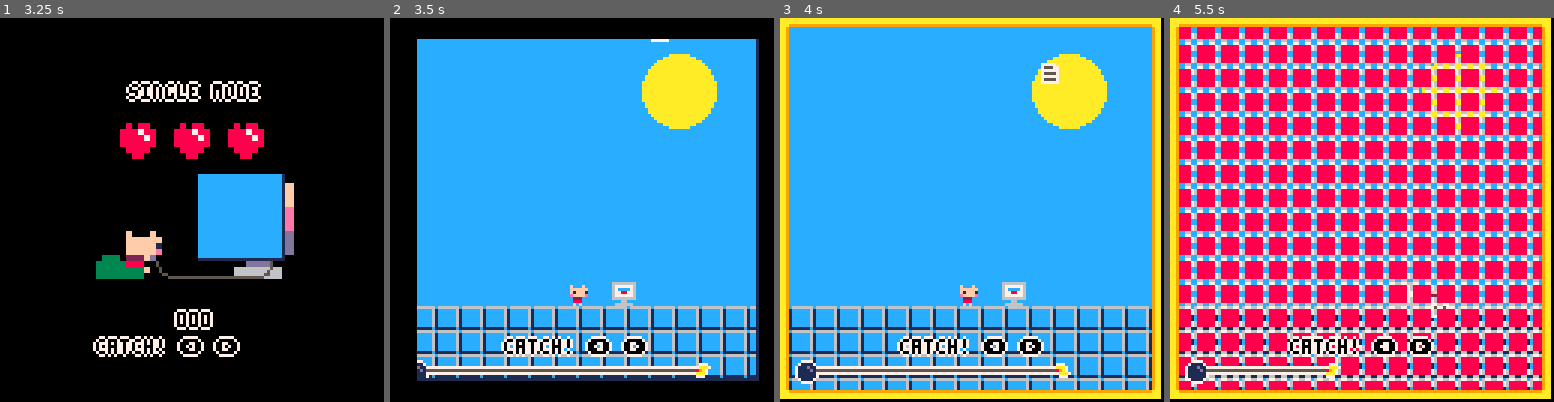
Above: before the commit, frames 1-4 (left to right).
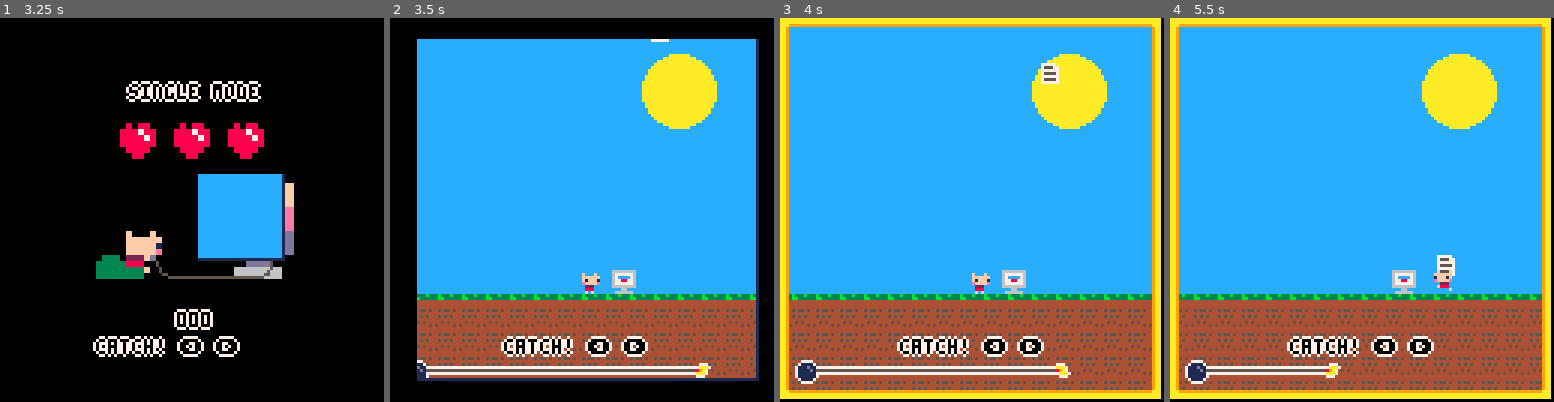
Above: after the commit, the same moments.

Repository: Kirais/PhDWare
Game: PICO-8 cartridge catch_phd_hat.p8
The game is run twice, just before and just after one commit, with the same random seed, the same clock (stepped at 60 frames per second) and the same inputs.
Inputs:
- Up to frame 1 (3.25 s): tap O (Z key) at 0.7, 1.7, 2.1, 2.5, 2.9 s; hold Right 1.6-2.1 s; hold Right 2.47-3.03 s; hold Left from 3.08 s (still down)
- Up to frame 2 (3.5 s): keep holding Left; tap O (Z key) at 3.3 s
- Up to frame 3 (4 s): release Left at 3.58 s; tap O (Z key) at 3.7 s
- Up to frame 4 (5.5 s): hold Right 4.02-4.68 s; tap O (Z key) every 0.4 s from 4.1 to 5.3 s; hold Left from 5.08 s (still down)

Frame 1 is identical in both runs. In frame 2, 17% of the frame differs, in the area x 7-96%, y 65-94%; in frame 3, 21%; in frame 4, 74%, in the area x 2-97%, y 2-97%.

Commit message:
Change floor sprites

Diff:
--- a/catch_phd_hat.p8
+++ b/catch_phd_hat.p8
@@ -23,6 +23,7 @@
 
  gravity = 640
  submitted = false
+ floor = 84
 
  daytime = rnd()>0.5 and flr(rnd(2))+1 or 0
  hmm = rnd()>0.95
@@ -46,7 +47,7 @@
  -- player
  player = {
   x=63,
-  y=92,
+  y=floor,
   vx=0,
   vy=0,
   ground=true,
@@ -58,7 +59,7 @@
  pc = {
   spr=9,
   x=10+rnd(110),
-  y=88
+  y=floor
  }
 
 
@@ -138,9 +139,9 @@
  player.vy += gravity * dt
 
  -- if going past ground
- if player.y >= 92 then
+ if player.y >= floor then
   -- don't
-  player.y = 92
+  player.y = floor
   player.vy = 0
 
   player.ground = true
@@ -167,7 +168,6 @@
   if paper.count<paper.target
   then
    init_paper()
-  else hat.active=true
   end
  end
 
@@ -206,9 +206,9 @@
  local mx=mt%8 -- spr size
 
  for x=0,16 do
+  spr(33, x*8-mx, 128-5*8)
   for y=1,4 do
-   -- draw bottom
-   spr(0, x*8-mx, 128-y*8)
+   spr(32, x*8-mx, 128-y*8)
   end
  end
 
@@ -221,7 +221,7 @@
  end
 
  --player
- spr(player.frame, round(player.x - 4), round(player.y - 4), 1,1, player.flip)
+ spr(player.frame,player.x,player.y,1,1,player.flip)
 
  if status == "won" then
   win_message()
@@ -239,8 +239,8 @@
 
 function update_paper()
  if paper.grab then
-  paper.x=round(player.x-4)
-  paper.y=round(player.y-10)
+  paper.x=player.x
+  paper.y=player.y-6
  else
   paper.vy+=3*1/60
   paper.y+=paper.vy
@@ -701,14 +701,14 @@
 0022220000222200002222000022220000888f00008888000022220000222200002222000088880000888f000022220000000000000000000000000000000000
 00888800008888000088880000888f0000f0000000000f0000888800008888000088880000000f0000f0000000888f0000000000000000000000000000000000
 00f00f0000f00f0000f00f0000f00000000000000000000000000f0000f00f0000000f00000000000000000000f0000000000000000000000000000000000000
-00000000000000000000000000000000000000000000000000000000000000000000000000000000000000000000000000000000000000000000000000000000
-00000000000000000000000000000000000000000000000000000000000000000000000000000000000000000000000000000000000000000000000000000000
-00000000000000000000000000000000000000000000000000000000000000000000000000000000000000000000000000000000000000000000000000000000
-00000000000000000000000000000000000000000000000000000000000000000000000000000000000000000000000000000000000000000000000000000000
-00000000000000000000000000000000000000000000000000000000000000000000000000000000000000000000000000000000000000000000000000000000
-00000000000000000000000000000000000000000000000000000000000000000000000000000000000000000000000000000000000000000000000000000000
-00000000000000000000000000000000000000000000000000000000000000000000000000000000000000000000000000000000000000000000000000000000
-00000000000000000000000000000000000000000000000000000000000000000000000000000000000000000000000000000000000000000000000000000000
+44444444000000000000000000000000000000000000000000000000000000000000000000000000000000000000000000000000000000000000000000000000
+45455454000000000000000000000000000000000000000000000000000000000000000000000000000000000000000000000000000000000000000000000000
+44444444000000000000000000000000000000000000000000000000000000000000000000000000000000000000000000000000000000000000000000000000
+45454544000000000000000000000000000000000000000000000000000000000000000000000000000000000000000000000000000000000000000000000000
+444444443b333b330000000000000000000000000000000000000000000000000000000000000000000000000000000000000000000000000000000000000000
+445454443bb333330000000000000000000000000000000000000000000000000000000000000000000000000000000000000000000000000000000000000000
+54444454444444440000000000000000000000000000000000000000000000000000000000000000000000000000000000000000000000000000000000000000
+44444444444444440000000000000000000000000000000000000000000000000000000000000000000000000000000000000000000000000000000000000000
 00000000000000000000000000000000000000000000000000000000000000000000000000000000000000000000000000000000000000000000000000000000
 00000000000000000000000000000000000000000000000000000000000000000000000000000000000000000000000000000000000000000000000000000000
 00000000000000000000000000000000000000000000000000000000000000000000000000000000000000000000000000000000000000000000000000000000
